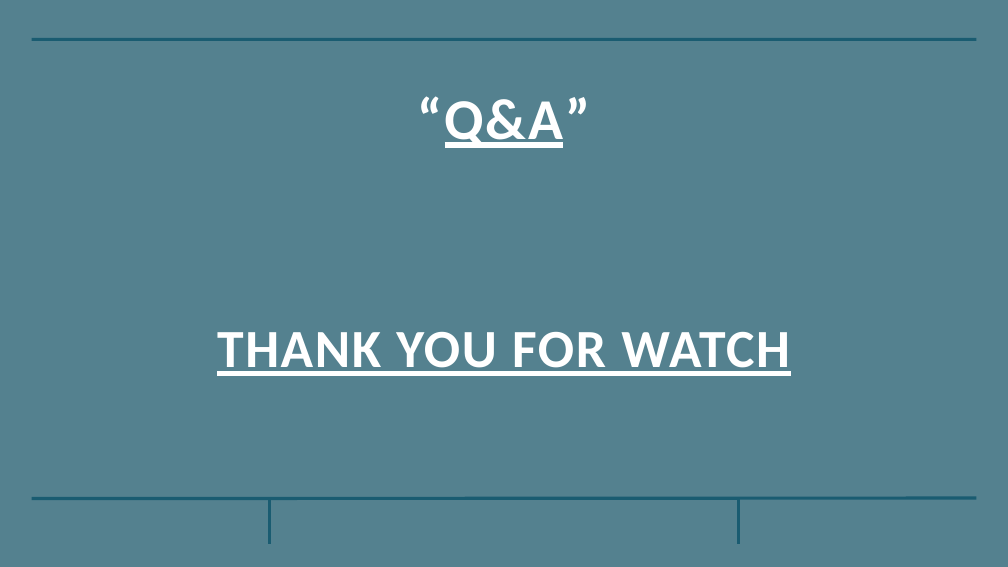
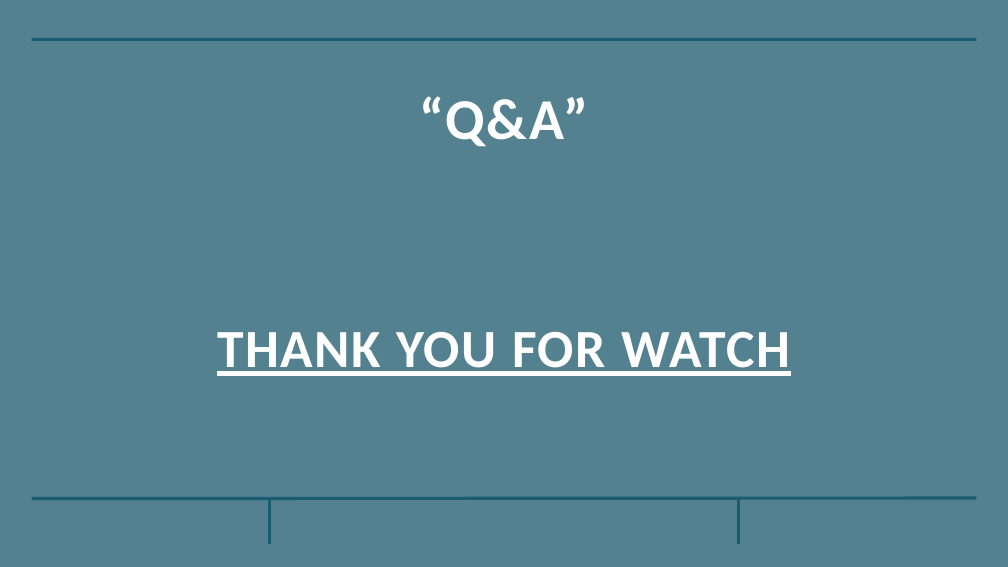
Before and after one commit to kuk0901/WingSpringBoot, a slide deck: slide 19 of ppt/WING_ 발표 PPT.pptx (slide 15 before the commit). Drawn at 1008x567 pixels with LibreOffice and Linux fonts; fonts in the diff are those of the drawing. Boxes give left, top, right and bottom in pixels: in the first picture for what was removed or moved away, otherwise in the second. Text is boxed around its words. In the diff, an @@ line names an element or a change of style, - is before the commit and + after.

```diff
--- a/ppt/WING_ 발표 PPT.pptx
+++ b/ppt/WING_ 발표 PPT.pptx
@@ text "“Q&A”" at (419, 96, 588, 147): underline off in "“Q&A”" @@
```
Also in this commit, not shown: 7 other slides changed, 5 slides added, 1 slide removed, 41 other files.
